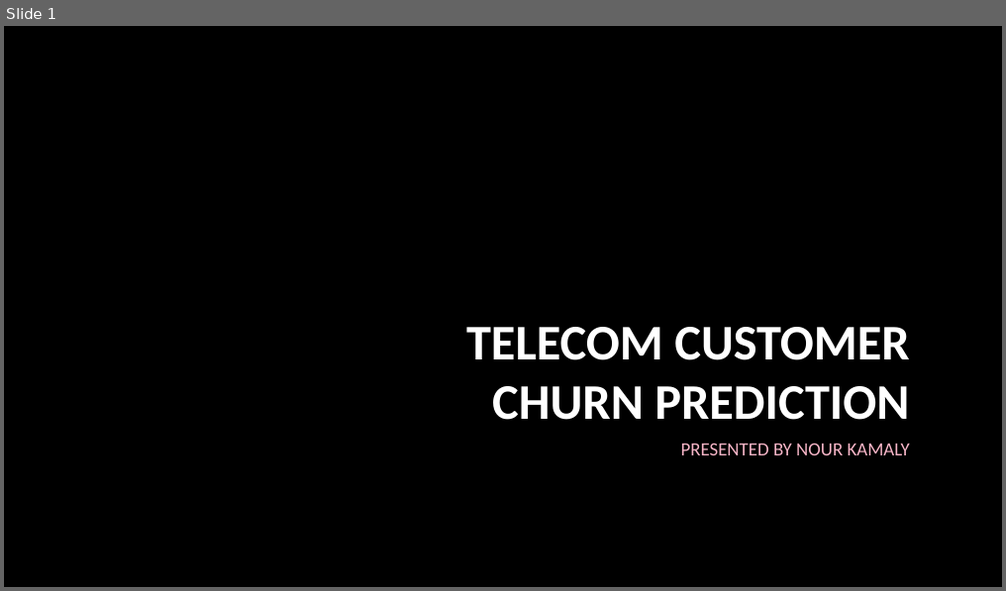
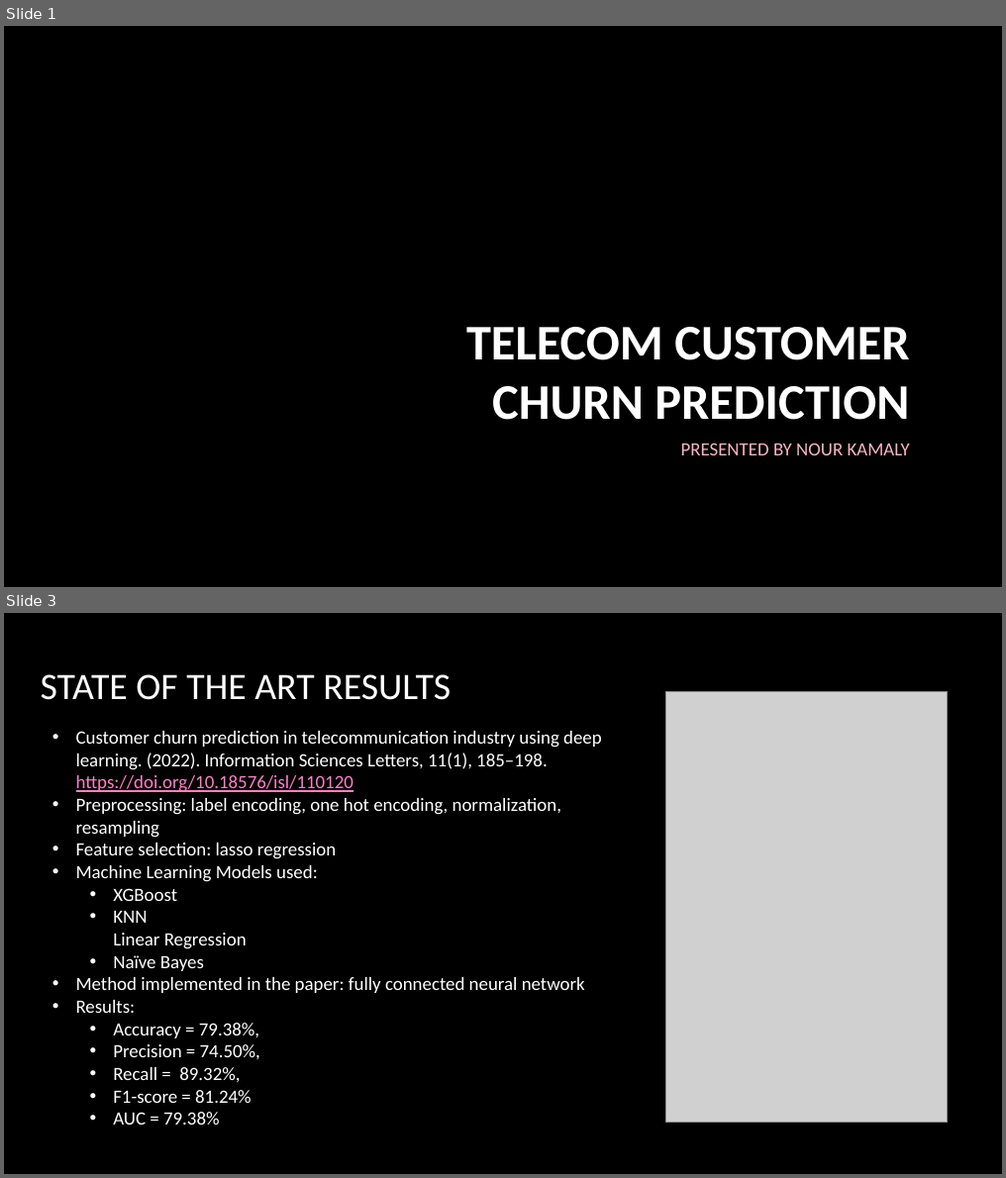
Before and after one commit to NourKamaly/TelecomCustomerChurnPrediction, a slide deck: 6. Documentation/Telecom Customer Churn Prediction.pptx. Shown one above the other, each under a label of ours: slide 1 before the commit, slides 1 and 3 after it; the slides between them are not shown. The pictures are 1006x591 and 1006x1178 pixels, drawn with LibreOffice and Linux fonts; fonts in the diff are those of the drawing; grey boxes stand for pictures; background and template pictures are left out. Boxes give left, top, right and bottom in pixels: in the first picture for what was removed or moved away, otherwise in the second. Text is boxed around its words. In the diff, an @@ line names an element or a change of style, - is before the commit and + after.

Commit message:
final presentation

```diff
--- a/6. Documentation/Telecom Customer Churn Prediction.pptx
+++ b/6. Documentation/Telecom Customer Churn Prediction.pptx
@@ slide 3 added at <box>4,613,1002,1174</box>, background picture (left out) @@
@@ title added at <box>41,674,450,700</box>, 36 pt, text #FFFFFF @@
+STATE OF THE ART RESULTS
@@ picture added at <box>665,691,947,1123</box> @@
@@ text added at <box>76,731,602,1125</box>, 18 pt, text #FFFFFF @@
+• Customer churn prediction in telecommunication industry using deep learning. (2022). Information Sciences Letters, 11(1), 185–198. https://doi.org/10.18576/isl/110120
+• Preprocessing: label encoding, one hot encoding, normalization, resampling
+• Feature selection: lasso regression
+• Machine Learning Models used:
+  • XGBoost
+  • KNN
+    Linear Regression
+  • Naïve Bayes
+• Method implemented in the paper: fully connected neural network
+• Results:
+  • Accuracy = 79.38%,
+  • Precision = 74.50%,
+  • Recall = 89.32%,
+  • F1-score = 81.24%
+  • AUC = 79.38%
```
Also in this commit, not shown: 7 other slides added, 5 slides removed.
